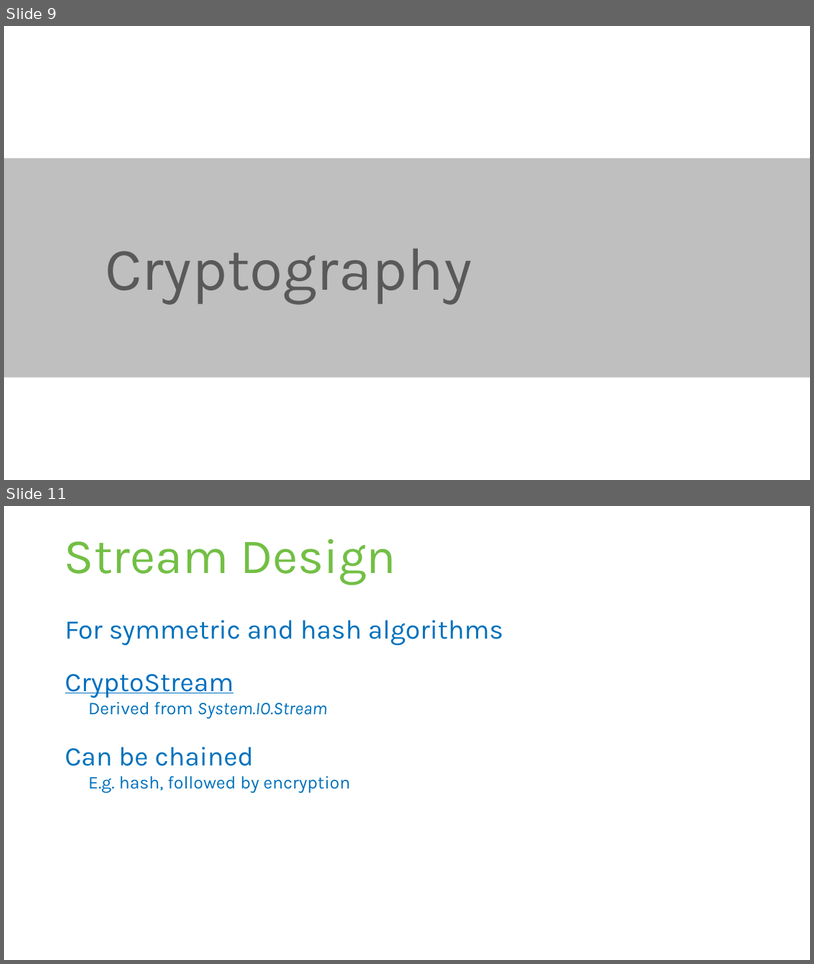
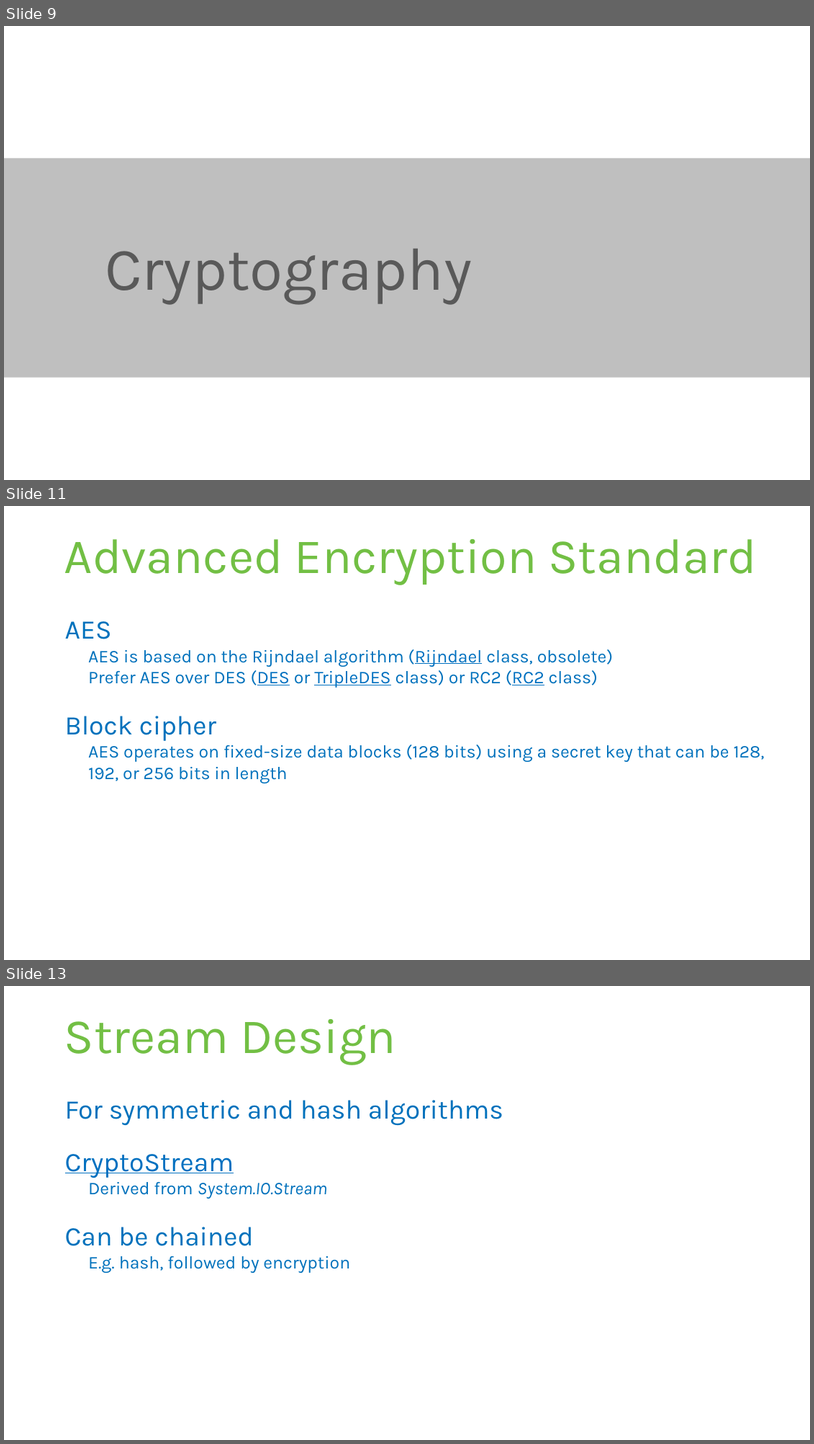
Before and after one commit to rstropek/SecureCodingDotNet, a slide deck: Slides/Secure-Coding-Dot-Net.pptx. Shown one above the other, each under a label of ours: slides 9 and 11 before the commit, slides 9, 11 and 13 after it; the slides between them are not shown. The pictures are 814x964 and 814x1444 pixels, drawn with LibreOffice and Linux fonts; fonts in the diff are those of the drawing. Boxes give left, top, right and bottom in pixels: in the first picture for what was removed or moved away, otherwise in the second. Text is boxed around its words. In the diff, an @@ line names an element or a change of style, - is before the commit and + after.

```diff
--- a/Slides/Secure-Coding-Dot-Net.pptx
+++ b/Slides/Secure-Coding-Dot-Net.pptx
@@ slide 11 added at (x1=4, y1=506, x2=810, y2=960), background #FFFFFF @@
@@ title added at (x1=64, y1=539, x2=757, y2=585), 44 pt, text #72BF44 @@
+Advanced Encryption Standard
@@ text added at (x1=65, y1=621, x2=765, y2=783), 16 pt, text #0071BC @@
+AES
+  AES is based on the Rijndael algorithm (Rijndael class, obsolete)
+  Prefer AES over DES (DES or TripleDES class) or RC2 (RC2 class)
+Block cipher
+  AES operates on fixed-size data blocks (128 bits) using a secret key that can be 128, 192, or 256 bits in length
@@ what was slide 11 is now slide 13 @@
```
Also in this commit, not shown: 3 slides changed, 4 other slides added, 1 other file.
